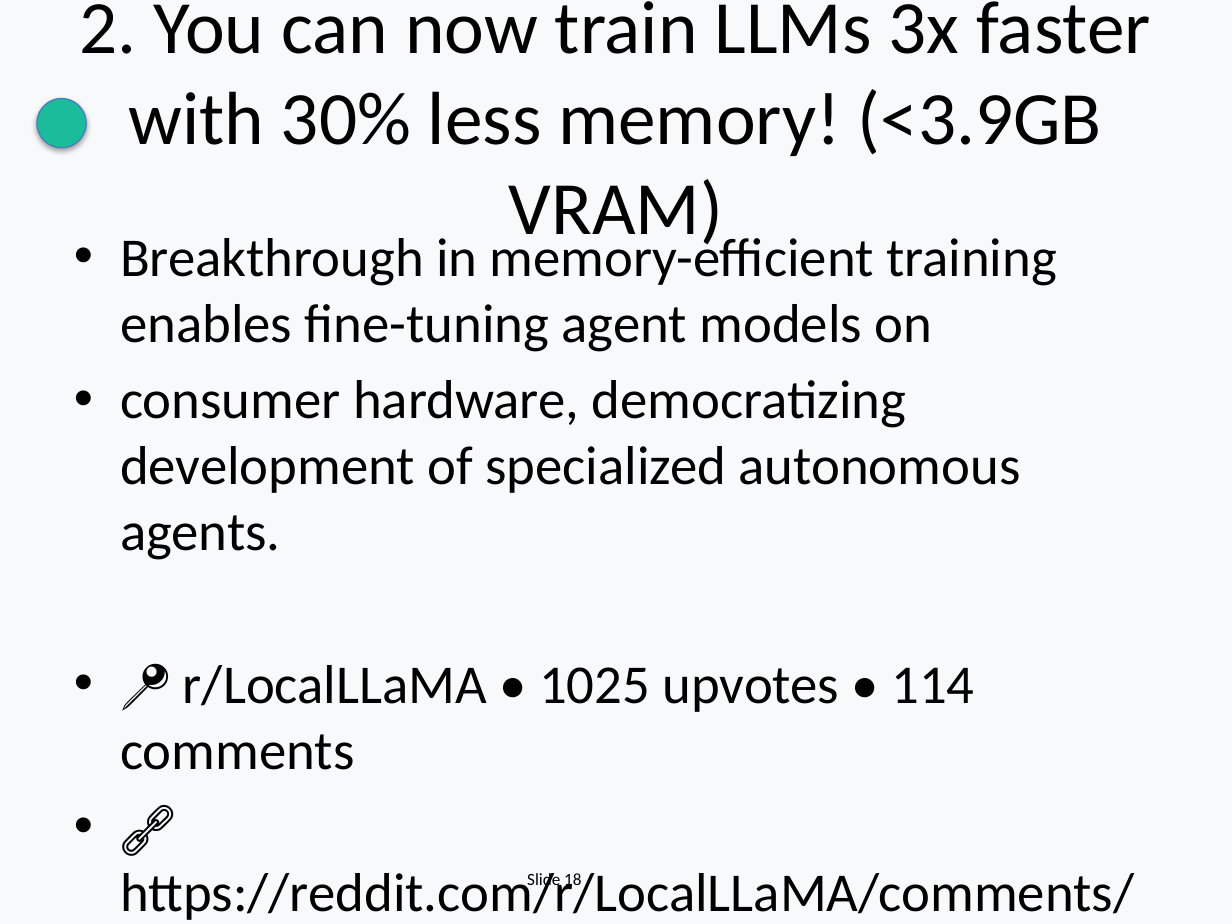
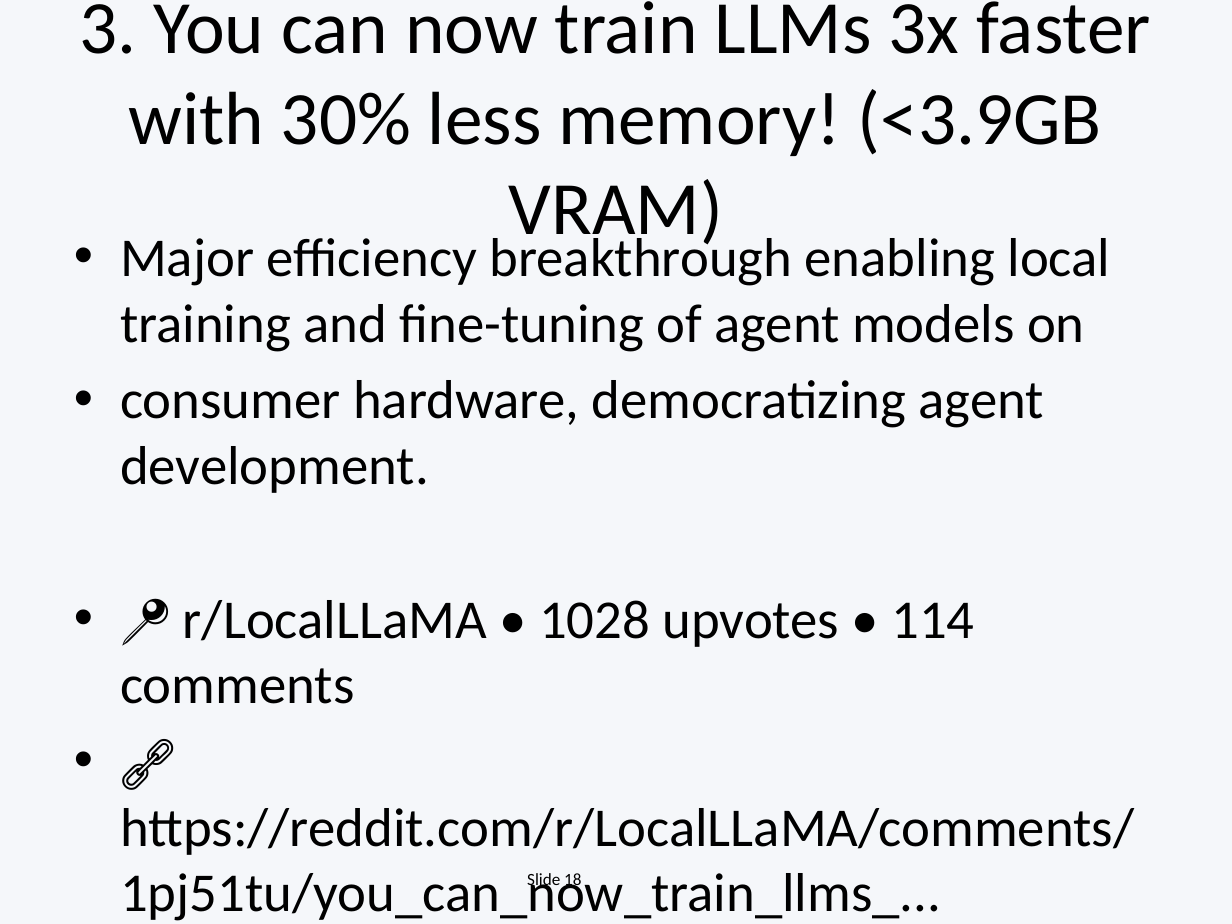
Before and after one commit to EiriniOr/ai-weekly-digest, a slide deck: slide 18 of AI_Weekly_2025-12-15.pptx. Drawn at 1232x924 pixels with LibreOffice and Linux fonts; fonts in the diff are those of the drawing. Boxes give left, top, right and bottom in pixels: in the first picture for what was removed or moved away, otherwise in the second. Text is boxed around its words. In the diff, an @@ line names an element or a change of style, - is before the commit and + after.

```diff
--- a/AI_Weekly_2025-12-15.pptx
+++ b/AI_Weekly_2025-12-15.pptx
@@ background #F8F9FA to #F5F7FA @@
@@ title at (80,1,1150,252): text changed @@
-2. You can now train LLMs 3x faster with 30% less memory! (<3.9GB VRAM)
+3. You can now train LLMs 3x faster with 30% less memory! (<3.9GB VRAM)
@@ ellipse removed at (37,99,86,148) @@
@@ text at (120,230,1134,921): text changed @@
-• Breakthrough in memory-efficient training enables fine-tuning agent models on
-• consumer hardware, democratizing development of specialized autonomous agents.
-• 📍 r/LocalLLaMA • 1025 upvotes • 114 comments
-• 🔗 https://reddit.com/r/LocalLLaMA/comments/1pj51tu/you_can_now_train_...
+• Major efficiency breakthrough enabling local training and fine-tuning of agent models on
+• consumer hardware, democratizing agent development.
+• 📍 r/LocalLLaMA • 1028 upvotes • 114 comments
+• 🔗 https://reddit.com/r/LocalLLaMA/comments/1pj51tu/you_can_now_train_llms_...
```
Also in this commit, not shown: 17 other slides changed, 7 slides added, 9 slides removed, 1 other file.
